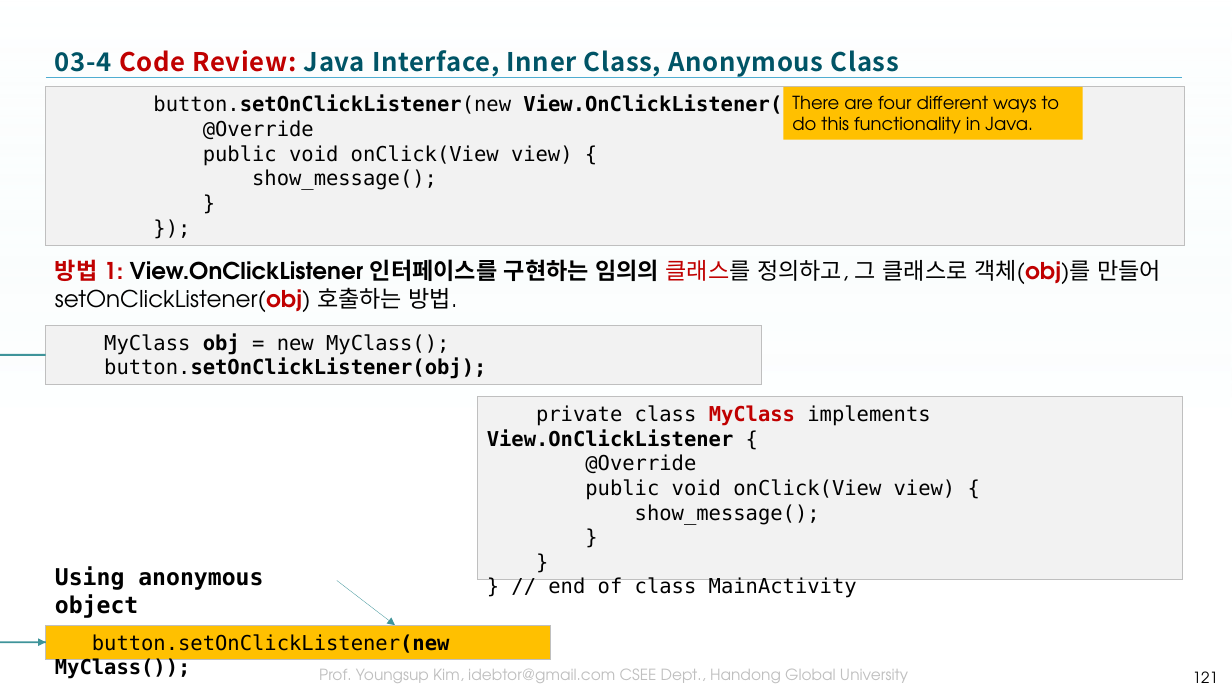
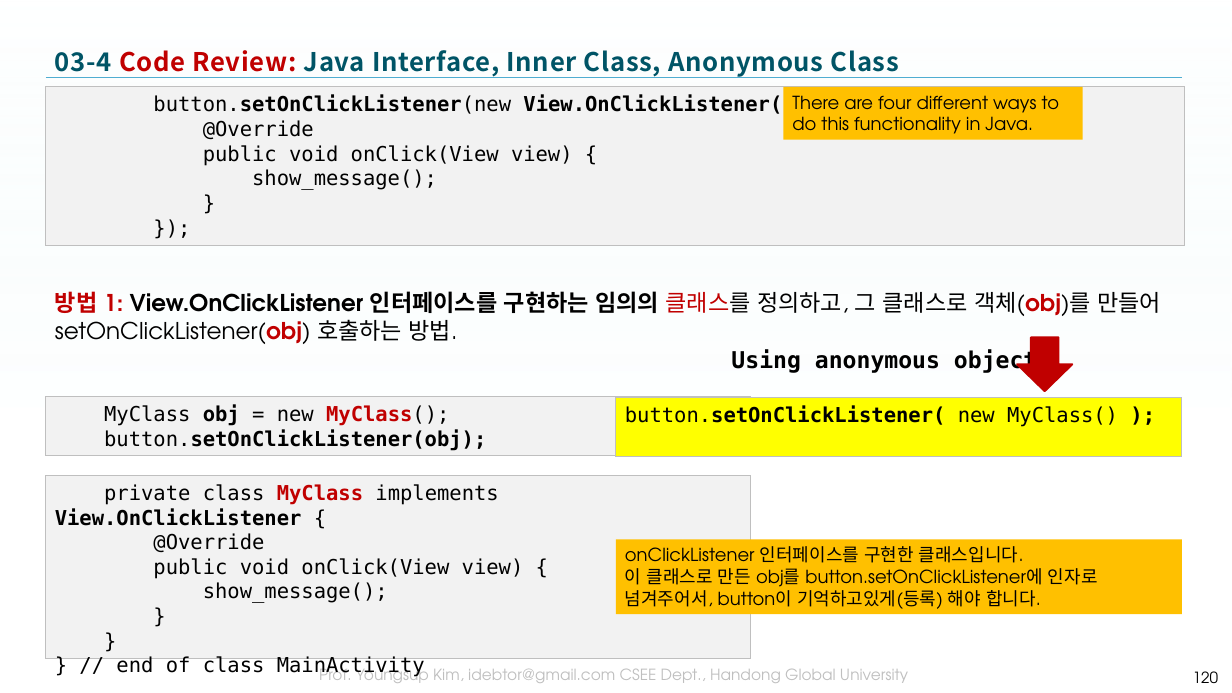
Before and after one commit to tae7841/HuStarAS, a slide deck: slide 120 of ppts/03Widget.pptx (slide 121 before the commit). Drawn at 1232x693 pixels with LibreOffice and Linux fonts; fonts in the diff are those of the drawing; background and template pictures are left out. Boxes give left, top, right and bottom in pixels: in the first picture for what was removed or moved away, otherwise in the second. Text is boxed around its words. In the diff, an @@ line names an element or a change of style, - is before the commit and + after.

```diff
--- a/ppts/03Widget.pptx
+++ b/ppts/03Widget.pptx
@@ text "방법 1: View.OnClickListener 인터페이스를 구현하는 ...": place and size @@
-text "방법 1: View.OnClickListener 인터페이스를 구현하는 ..." at box(55, 259, 1161, 312)
+text "방법 1: View.OnClickListener 인터페이스를 구현하는 ..." at box(55, 291, 1161, 344)
@@ curved arrow removed from (46, 355) to (46, 642) @@
@@ text "Using anonymous object" rewrapped from box(55, 566, 263, 618) to box(731, 349, 1037, 374) @@
@@ up arrow added at box(1018, 337, 1073, 391), fill #C00000, outline #C00000 1.5 pt @@
@@ rectangle "MyClass obj = new MyClass();": place and size @@
-rectangle "MyClass obj = new MyClass();" at box(46, 325, 762, 384)
+rectangle "MyClass obj = new MyClass();" at box(46, 396, 751, 456)
@@ text in rectangle at box(104, 405, 449, 426): text colour #000000 to #C00000, bold on in "MyClass();" @@
@@ rectangle "button.setOnClickListener( new MyClass() );": place and size @@
-rectangle "button.setOnClickListener( new MyClass() );" at box(46, 626, 551, 660)
+rectangle "button.setOnClickListener( new MyClass() );" at box(616, 397, 1183, 457)
@@ rectangle "button.setOnClickListener( new MyClass() );" at box(616, 397, 1183, 457): fill #FFC000 to #FFFF00 @@
@@ text in rectangle at box(625, 406, 1118, 427): text changed; bold on @@
-button.setOnClickListener(new MyClass());
+button.setOnClickListener( new MyClass() );
@@ rectangle "private class MyClass implements View.OnClickListener ...": place and size @@
-rectangle "private class MyClass implements View.OnClickListener ..." at box(478, 396, 1183, 580)
+rectangle "private class MyClass implements View.OnClickListener ..." at box(46, 475, 751, 659)
@@ rectangle added at box(616, 540, 1183, 615), fill #FFC000, 14 pt, text #000000 @@
+onClickListener 인터페이스를 구현한 클래스입니다.
+이 클래스로 만든 obj를 button.setOnClickListener에 인자로 넘겨주어서, button이 기억하고있게(등록) 해야 합니다.
@@ arrow removed from (337, 580) to (396, 626) @@
@@ page number at box(1193, 671, 1219, 683): text changed @@
-121
+120
```
Also in this commit, not shown: 7 other slides changed, 1 slide added, 2 slides removed.
